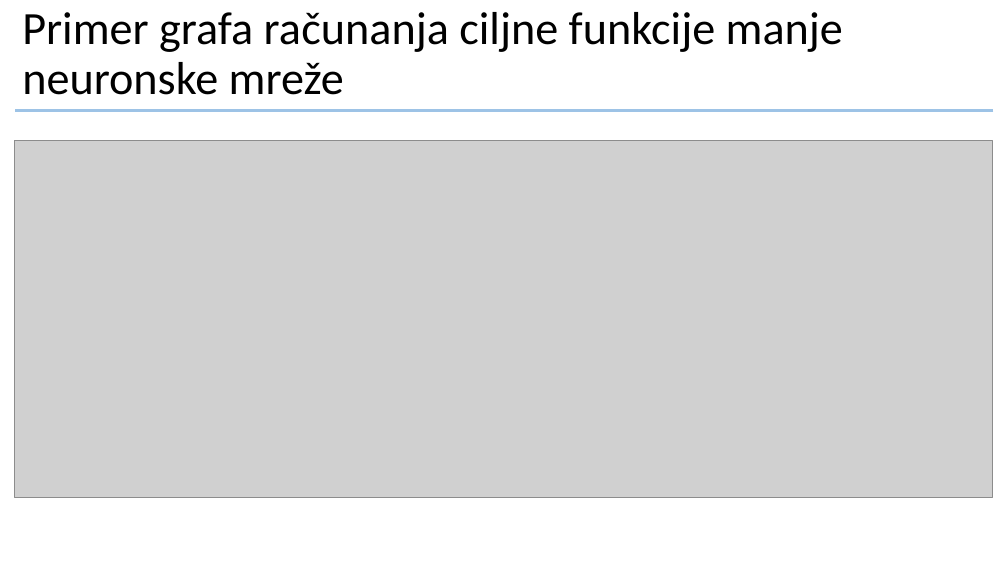
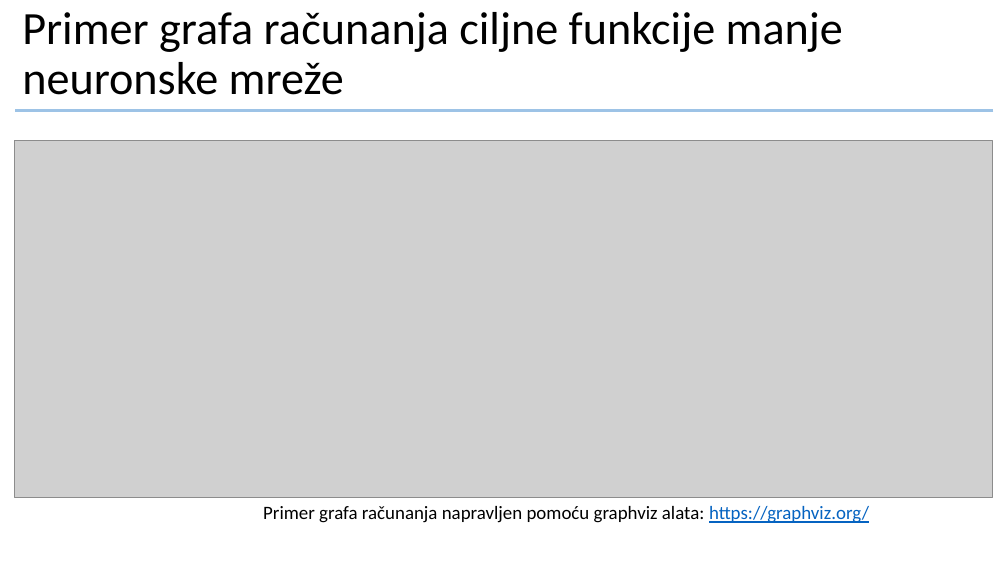
Before and after one commit to crnicavic/dumbgrad, a slide deck: slide 6 of doc/prezentacija.pptx. Drawn at 1008x567 pixels with LibreOffice and Linux fonts; fonts in the diff are those of the drawing; grey boxes stand for pictures; background and template pictures are left out. Boxes give left, top, right and bottom in pixels: in the first picture for what was removed or moved away, otherwise in the second. Text is boxed around its words. In the diff, an @@ line names an element or a change of style, - is before the commit and + after.

```diff
--- a/doc/prezentacija.pptx
+++ b/doc/prezentacija.pptx
@@ text added at bbox=[263, 506, 869, 523], 18 pt, text #000000 @@
+Primer grafa računanja napravljen pomoću graphviz alata: https://graphviz.org/
```
Also in this commit, not shown: 2 other slides changed, 9 slides added, 2 slides removed.
